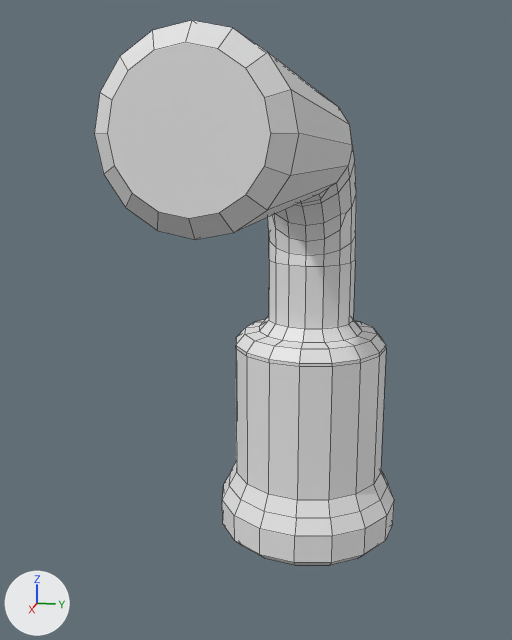
Renders of the FBX model Assets/Models/generatorsidebit.fbx from each side of a commit.
Camera for both pictures: a camera (50 mm lens) standing at (0.55, 1.15, 4.25) and looking at (-5.3, -0.02, 2.79). The axes (+X, +Y, +Z) are drawn at lower left. The lights are the same throughout. Mesh edges are drawn as thin lines. Vertices at the same position are counted once.

Before the edit, the objects in view are built like this:
```python
me_cylinder_004 = bpy.data.meshes.new('Cylinder.004')
me_cylinder_004.from_pydata(...)  # 299 vertices, 282 faces; spans x -8.01..-2.46, y -0.76..1.24, z -0.08..4.77
ob_generatorsidebit = bpy.data.objects.new('GeneratorSideBit', me_cylinder_004)
ob_generatorsidebit.location = (0.0, 0.0, 0.0)
```
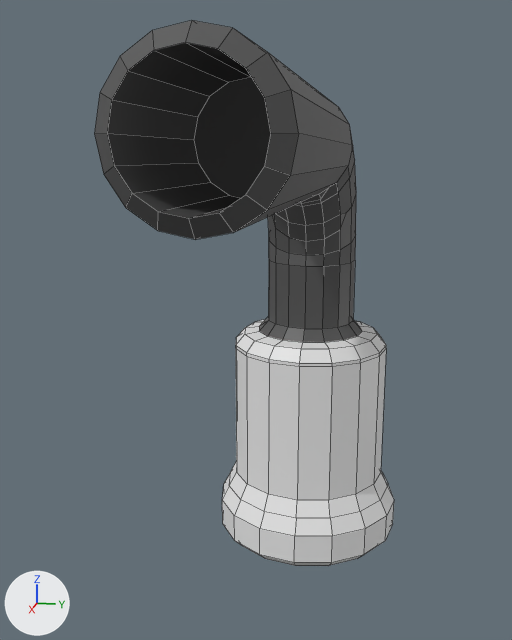
The change in detail:
Material 'Main' (mat_main) is new.
Its base color is (0.8, 0.8, 0.8) (white #e7e7e7).
Material 'Pipe' (mat_pipe) is new.
Its base color is (0.0835, 0.0835, 0.0835) (dark grey #525252).
me_cylinder_004 is used by ob_generatorsidebit; location (0.0, 0.0, 0.0).
me_cylinder_004 had 299 vertices, 282 faces and spanned x -8.01..-2.46, y -0.76..1.24, z -0.08..4.77.
me_cylinder_004 now has 315 vertices, 298 faces and spans x -8.01..-2.46, y -0.76..1.24, z -0.08..4.77.
Part 1, on me_cylinder_004:
1 face is deleted.
4 vertices are added at (-3.82, 0.6, 4.29), (-3.82, -0.12, 4.29), (-3.82, -0.02, 4.03), (-3.82, 0.5, 4.03).
12 new vertices lie (-1.35, 0.0, -0.02) away from vertices in x -2.47..-2.46, y -0.09..0.58, z 3.94..4.67.
17 new faces join them, mat_pipe (dark grey #525252).
me_cylinder_004 part 2: 138 faces spanning x -7.58..-2.46, y -0.33..0.81, z 2.29..4.77 switch from no material to mat_pipe (dark grey #525252).
me_cylinder_004 now uses material mat_main (white #e7e7e7).

What differs and where, as boxes [x1, y1, x2, y2] in the pictures (512 x 640 px):
part 1 of me_cylinder_004, built on
    both: [107, 42, 271, 218]
part 2 of me_cylinder_004, recoloured
    both: [94, 20, 362, 342]
